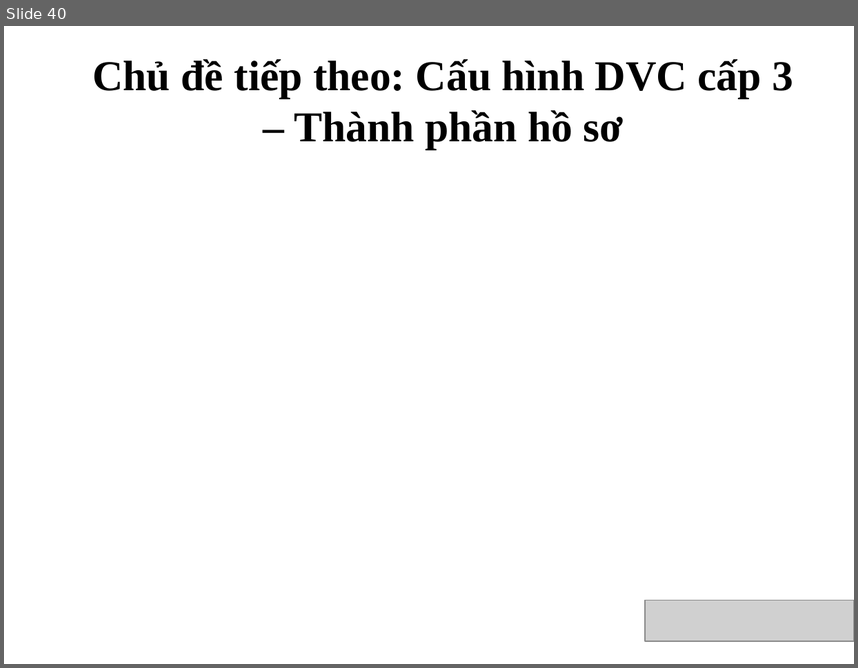
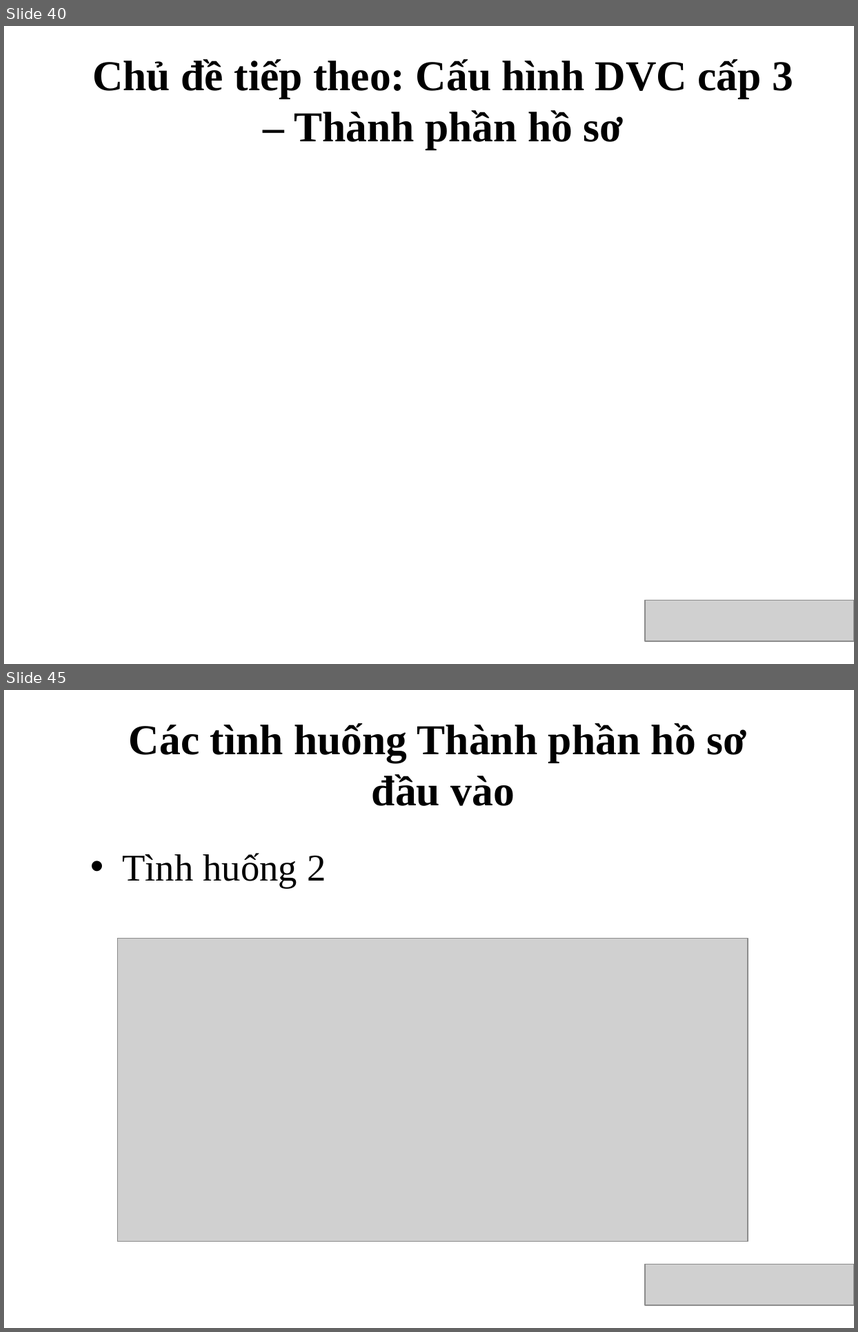
Before and after one commit to VietOpenCPS/training, a slide deck: 082016_Conference_OpenCPS_details.pptx. Shown one above the other, each under a label of ours: slide 40 before the commit, slides 40 and 45 after it; the slides between them are not shown. The pictures are 858x668 and 858x1332 pixels, drawn with LibreOffice and Linux fonts; fonts in the diff are those of the drawing; grey boxes stand for pictures; background and template pictures are left out. Boxes give left, top, right and bottom in pixels: in the first picture for what was removed or moved away, otherwise in the second. Text is boxed around its words. In the diff, an @@ line names an element or a change of style, - is before the commit and + after.

```diff
--- a/082016_Conference_OpenCPS_details.pptx
+++ b/082016_Conference_OpenCPS_details.pptx
@@ slide 45 added at [4, 690, 854, 1328], background picture (left out) @@
@@ text added at [129, 723, 746, 806], 36 pt, text #000000, bold @@
+Các tình huống Thành phần hồ sơ
+đầu vào
@@ text added at [122, 853, 326, 888], 32 pt, text #000000 @@
+• Tình huống 2
@@ picture added at [117, 938, 748, 1241] @@
@@ picture added at [645, 1264, 854, 1305] @@
```
Also in this commit, not shown: 20 other slides added.
